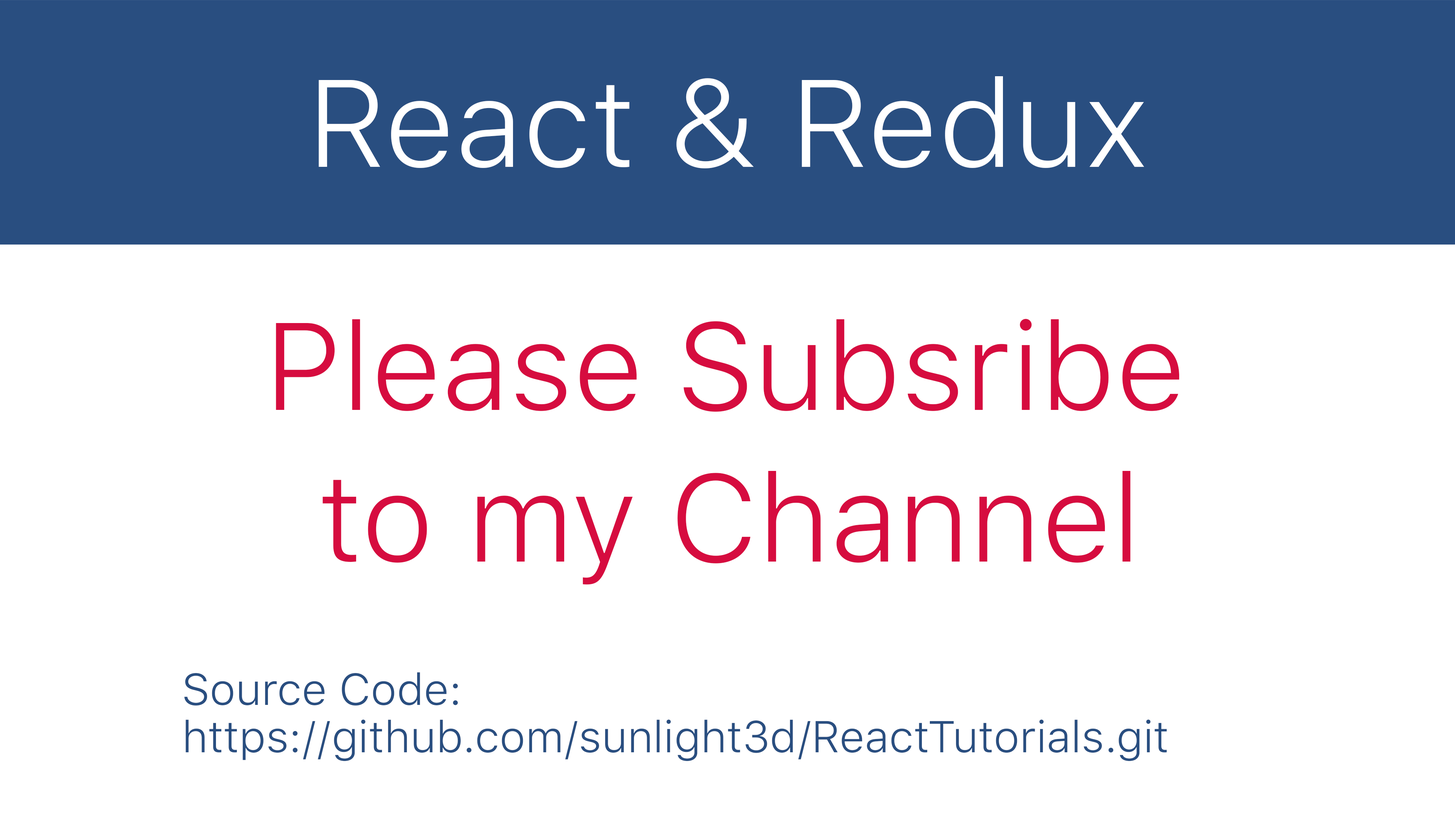
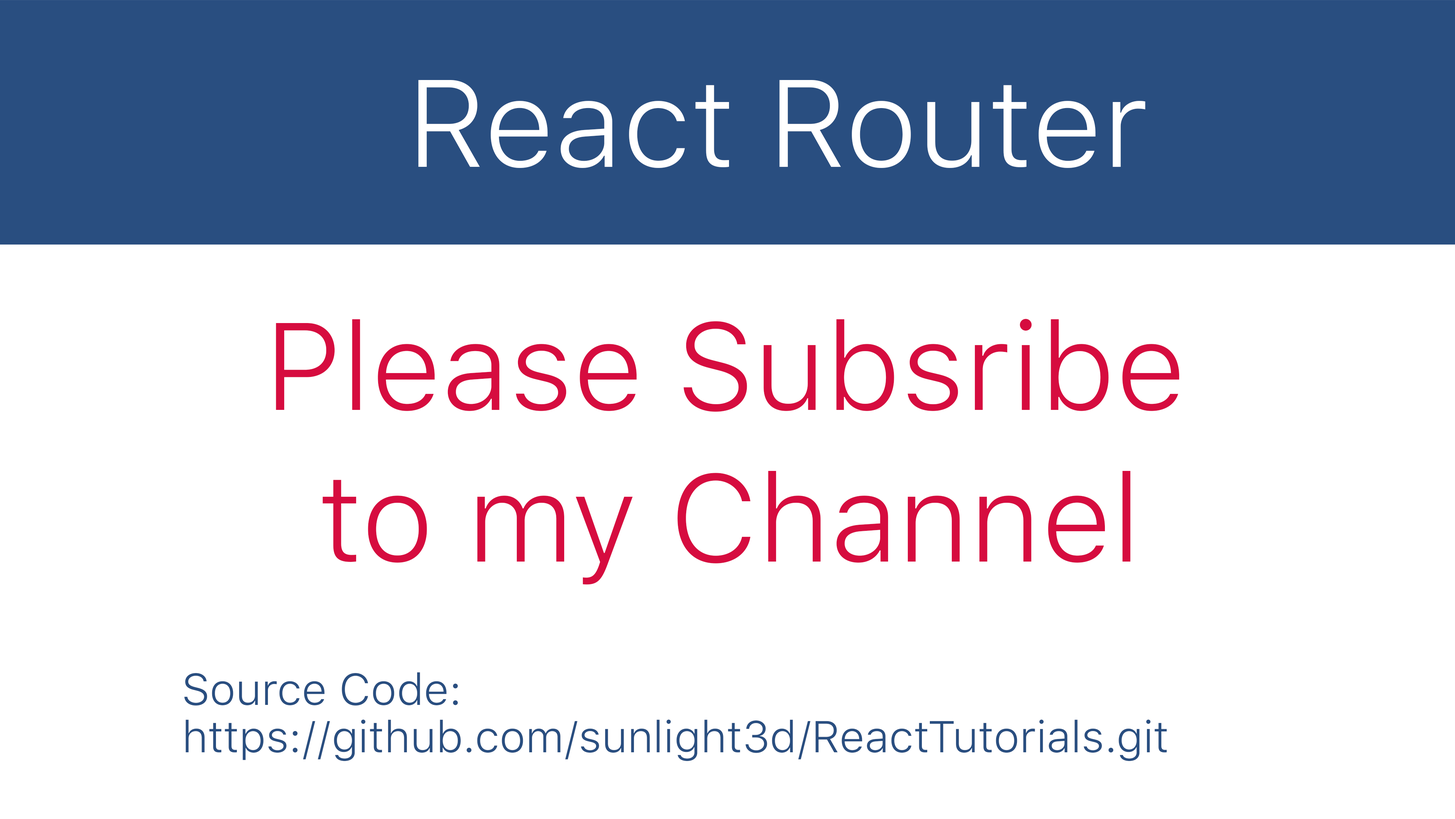
Layer changes from the first 1455 × 819 image to the second:
painted on "title" over [318, 76, 1146, 169]
